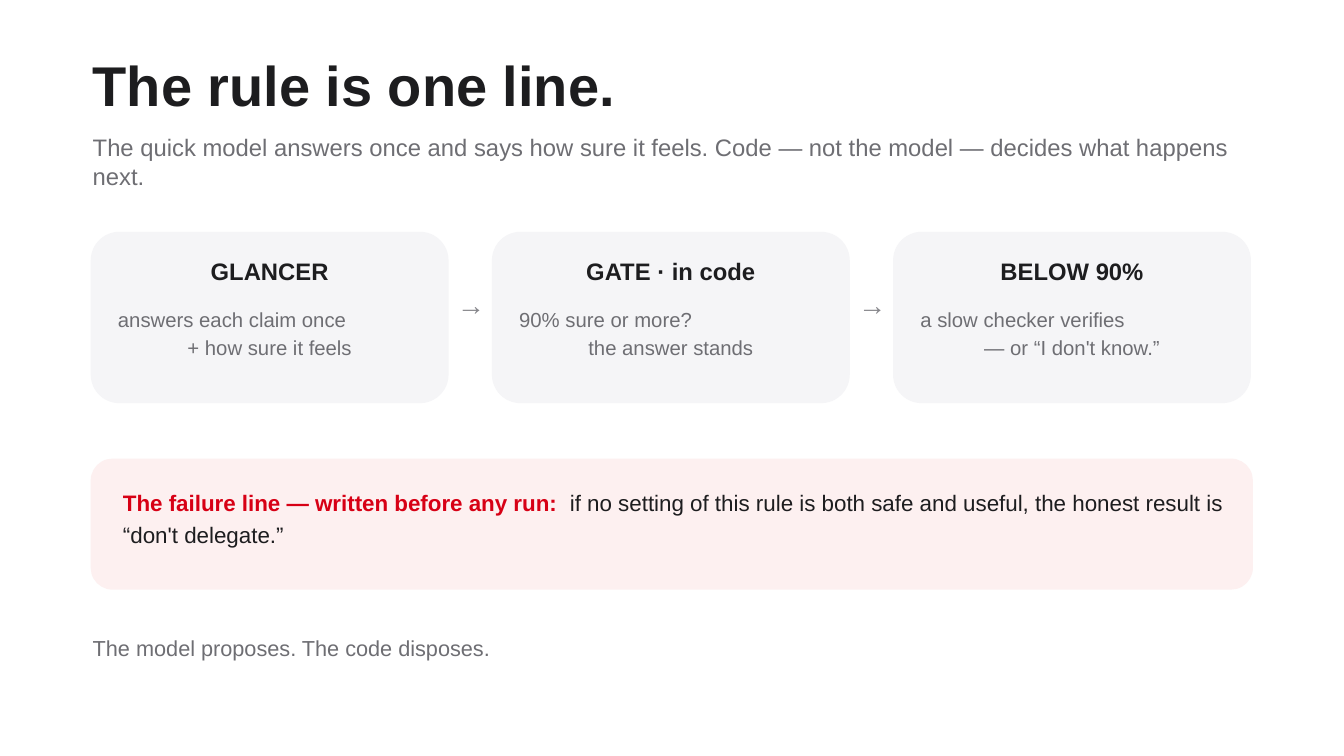
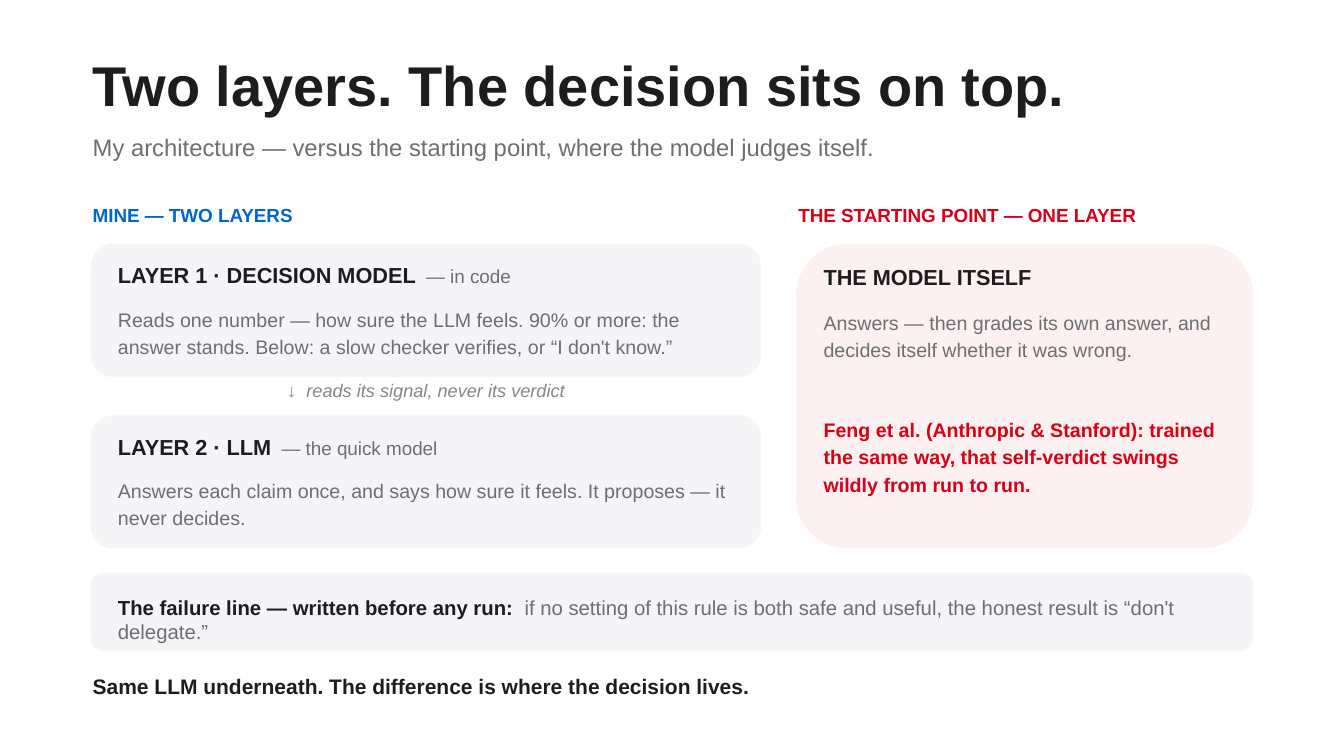
Before and after one commit to owenyliu/owenyliu.github.io, a slide deck: slide 2 of mythtriage/slides.pptx. Drawn at 1344x756 pixels with LibreOffice and Linux fonts; fonts in the diff are those of the drawing. Boxes give left, top, right and bottom in pixels: in the first picture for what was removed or moved away, otherwise in the second. Text is boxed around its words. In the diff, an @@ line names an element or a change of style, - is before the commit and + after.

Commit message:
Slide 2: two-layer architecture vs model-judges-itself

```diff
--- a/mythtriage/slides.pptx
+++ b/mythtriage/slides.pptx
@@ text at (x1=93, y1=65, x2=1064, y2=116): text changed @@
-The rule is one line.
+Two layers. The decision sits on top.
@@ text at (x1=93, y1=139, x2=874, y2=161): text changed @@
-The quick model answers once and says how sure it feels. Code — not the model — decides what happens next.
+My architecture — versus the starting point, where the model judges itself.
@@ text added at (x1=93, y1=208, x2=293, y2=223), 13.5 pt, text #0066CC, bold @@
+MINE — TWO LAYERS
@@ text added at (x1=798, y1=208, x2=1136, y2=223), 13.5 pt, text #D70015, bold @@
+THE STARTING POINT — ONE LAYER
@@ rounded rectangle removed at (x1=492, y1=232, x2=850, y2=403) @@
@@ rounded rectangle removed at (x1=893, y1=232, x2=1251, y2=403) @@
@@ rounded rectangle resized from (x1=91, y1=232, x2=449, y2=403) to (x1=91, y1=244, x2=761, y2=377) @@
@@ text added at (x1=118, y1=268, x2=511, y2=284), 15.5 pt, text #1D1D1F, bold @@
+LAYER 1 · DECISION MODEL — in code
@@ text removed at (x1=211, y1=263, x2=329, y2=281) @@
-GLANCER
@@ text removed at (x1=586, y1=262, x2=756, y2=281) @@
-GATE · in code
@@ rounded rectangle added at (x1=797, y1=244, x2=1253, y2=548), fill #FDF0F0 @@
@@ text removed at (x1=1000, y1=263, x2=1144, y2=281) @@
-BELOW 90%
@@ text removed at (x1=449, y1=287, x2=494, y2=338) @@
-→
@@ text at (x1=824, y1=270, x2=1032, y2=286): text changed; size 14.5 to 15.5 pt; text colour #6E6E73 to #1D1D1F; bold on @@
-a slow checker verifies
-— or “I don't know.”
+THE MODEL ITSELF
@@ text removed at (x1=850, y1=287, x2=895, y2=338) @@
-→
@@ text added at (x1=118, y1=313, x2=679, y2=357), 14 pt, text #6E6E73 @@
+Reads one number — how sure the LLM feels. 90% or more: the answer stands. Below: a slow checker verifies, or “I don't know.”
@@ text removed at (x1=519, y1=313, x2=753, y2=355) @@
-90% sure or more?
-the answer stands
@@ text added at (x1=824, y1=316, x2=1211, y2=361), 14 pt, text #6E6E73 @@
+Answers — then grades its own answer, and decides itself whether it was wrong.
@@ text added at (x1=306, y1=384, x2=564, y2=401), 13 pt, text #86868B, italic @@
+↓ reads its signal, never its verdict
@@ rounded rectangle added at (x1=91, y1=415, x2=761, y2=548), fill #F5F5F7 @@
@@ text added at (x1=118, y1=440, x2=437, y2=459), 13.5 pt, text #6E6E73 @@
+LAYER 2 · LLM — the quick model
@@ text added at (x1=824, y1=422, x2=1214, y2=496), 14 pt, text #D70015, bold @@
+Feng et al. (Anthropic & Stanford): trained the same way, that self-verdict swings wildly from run to run.
@@ text at (x1=118, y1=484, x2=725, y2=525): text changed; size 14.5 to 14 pt @@
-answers each claim once
-+ how sure it feels
+Answers each claim once, and says how sure it feels. It proposes — it never decides.
@@ rounded rectangle resized from (x1=91, y1=459, x2=1253, y2=590) to (x1=91, y1=573, x2=1253, y2=651) @@
@@ rounded rectangle at (x1=91, y1=573, x2=1253, y2=651): fill #FDF0F0 to #F5F5F7 @@
@@ text "The failure line — written ..." moved from (x1=123, y1=494, x2=1222, y2=548) to (x1=118, y1=600, x2=1174, y2=643) @@
@@ text "The failure line — written ..." at (x1=118, y1=600, x2=1174, y2=643): size 16 to 14.5 pt; text colour #D70015 to #1D1D1F in "The failure line — written before any ..."; text colour #1D1D1F to #6E6E73 in "if no setting of this rule is ..."; line spacing 1.2 to 1 @@
@@ text removed at (x1=93, y1=640, x2=490, y2=661) @@
-The model proposes. The code disposes.
@@ text added at (x1=93, y1=678, x2=748, y2=695), 15 pt, text #1D1D1F, bold @@
+Same LLM underneath. The difference is where the decision lives.
```
